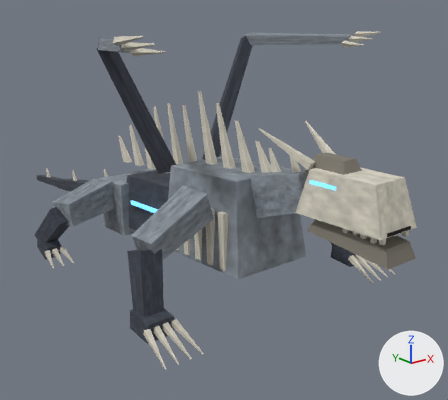
A saved change to the glTF model assets/models/spine_beast.glb.
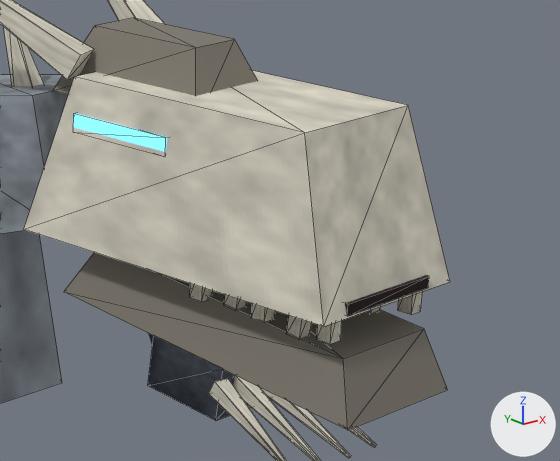
There are two pictures of each version: one whole from a camera (50 mm lens) standing at (-4.29, -5.92, 3.07) and looking at (0.61, 0.2, 0.63), one close up on the part from 64% to 100% of the width and 37% to 70% of the height. Every picture has the same lights, and +X, +Y and +Z are marked at lower right. The last two pictures show the newer version. The close-ups show mesh edges as thin lines. Where no turn or scale is listed for an object, it has been applied to the vertices. Vertices at exactly the same position are counted once.

Names of what the first close-up shows: 'hand_L', 'head', 'jaw', 'neck', 'torso'.
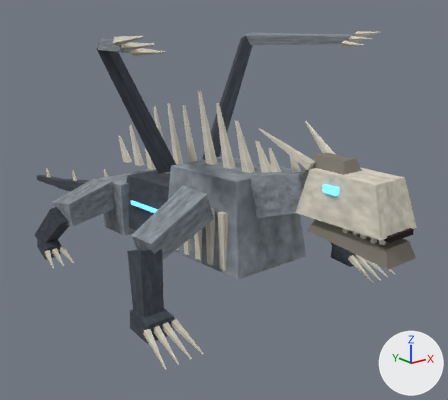
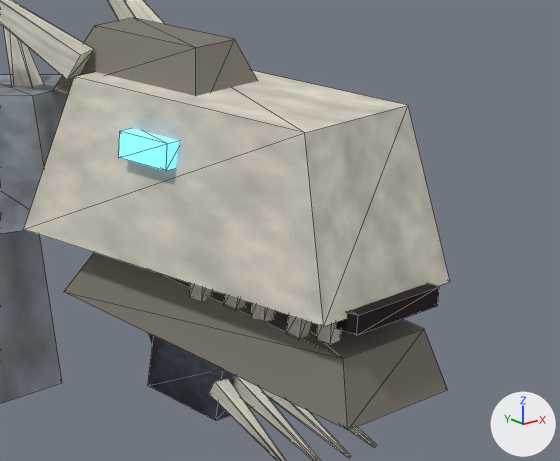
What changed in the scene script:
```text
Change me_head_mesh:
    used by ob_head; parent = ob_neck; location = (0.0, -0.65, 0.1); rotation_euler = (0.105, 0.0, 0.0), in degrees (6, 0, 0)
    remove me_head_mesh.from_pydata(...)  # 104 vertices, 156 faces; spans x -0.327..0.327, y -1.0..0.454, z -0.25..0.585
    add me_head_mesh.from_pydata(...)  # 104 vertices, 156 faces; spans x -0.327..0.327, y -1.03..0.454, z -0.25..0.585
    me_head_mesh part 1: the loose piece of 8 vertices spanning x -0.215..-0.185, y -0.46..-0.14, z 0.115..0.165 is scaled about its middle by (2, 0.5, 1.4), then moved by (-0.025, -0.12, -0.01)
    me_head_mesh part 2: the loose piece of 8 vertices spanning x -0.16..0.16, y -1.0..-0.2, z -0.175..-0.145 is scaled about its middle by (1, 1, 1.67), then moved by (0.0, -0.03, -0.03)
    other edits to the shape of me_head_mesh do not show in these pictures
```

What differs and where, as boxes (x1, y1, x2, y2) in the close-ups (560 x 461 px; the box of a moved part takes in the faces that stretch with it):
part 1 of me_head_mesh, moved or reshaped: before (73, 114, 167, 152); after (119, 128, 179, 171)
part 2 of me_head_mesh, moved or reshaped: before (345, 275, 429, 316); after (336, 283, 439, 335)
